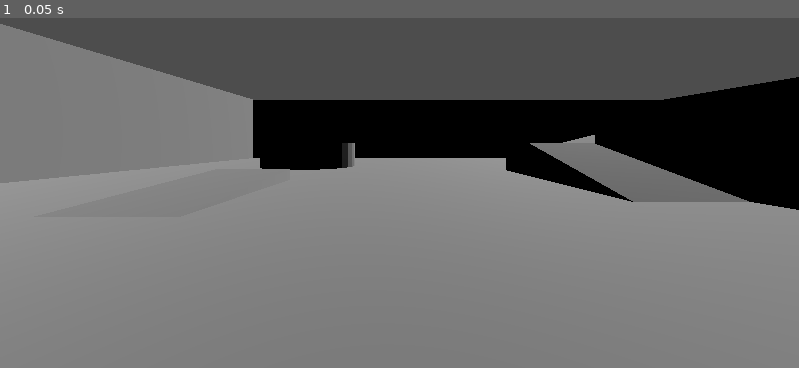
Above: before the commit, frame 1.
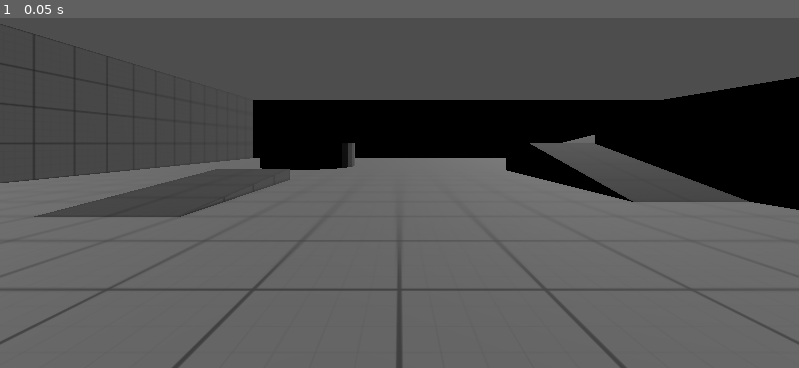
Above: after the commit, the same moment.

Repository: DamienFremont/godot4-3dgame-starter
Game: Godot game, scene res://unrealthirdperson.tscn
Same seed, same stepped clock (60 frames per second), same inputs: the game is played once before the commit and once after it.
Inputs:
- Up to frame 1 (0.05 s): no input

The runs differ from the first frame. In frame 1, 55% of the frame differs, in the area x 0-100%, y 1-100%.

Commit message:
feat: 🎸 texture - material

Diff:
--- /dev/null
+++ b/standalone/desktop_win64/materials/MI_Grid_Gray.tres
@@ -0,0 +1,8 @@
+[gd_resource type="StandardMaterial3D" load_steps=2 format=3 uid="uid://cchdjprgwwgv"]
+
+[ext_resource type="Texture2D" uid="uid://dte0r07tl4q37" path="res://assets/models/MI_Grid_Gray-1024.png" id="1_bf26m"]
+
+[resource]
+albedo_texture = ExtResource("1_bf26m")
+uv1_triplanar = true
+uv1_world_triplanar = true
--- /dev/null
+++ b/standalone/desktop_win64/materials/MI_Grid_TopDark.tres
@@ -0,0 +1,8 @@
+[gd_resource type="StandardMaterial3D" load_steps=2 format=3 uid="uid://c1oardomoukyr"]
+
+[ext_resource type="Texture2D" uid="uid://b44m06oo5x5sy" path="res://assets/models/MI_Grid_TopDark-1024.png" id="1_76f4f"]
+
+[resource]
+albedo_texture = ExtResource("1_76f4f")
+uv1_triplanar = true
+uv1_world_triplanar = true
--- a/standalone/desktop_win64/unrealthirdperson.tscn
+++ b/standalone/desktop_win64/unrealthirdperson.tscn
@@ -1,8 +1,10 @@
-[gd_scene load_steps=4 format=3 uid="uid://djluuvy3rr75r"]
+[gd_scene load_steps=6 format=3 uid="uid://djluuvy3rr75r"]
 
 [ext_resource type="ArrayMesh" uid="uid://bh4ysa1ytgsbd" path="res://assets/models/SM_Cube.obj" id="1_b6tcw"]
 [ext_resource type="ArrayMesh" uid="uid://wbrhe4sat610" path="res://assets/models/SM_QuarterCylinder.obj" id="2_e6wsv"]
 [ext_resource type="ArrayMesh" uid="uid://hn7grxn7y7rr" path="res://assets/models/SM_Ramp.obj" id="3_pguqf"]
+[ext_resource type="Material" uid="uid://cchdjprgwwgv" path="res://materials/MI_Grid_Gray.tres" id="5_c3sub"]
+[ext_resource type="Material" uid="uid://c1oardomoukyr" path="res://materials/MI_Grid_TopDark.tres" id="5_jpgsx"]
 
 [node name="Node3D" type="Node3D"]
 
@@ -10,59 +12,76 @@
 
 [node name="SM_Cube4" type="MeshInstance3D" parent="Block01"]
 transform = Transform3D(6, 0, 0, 0, 2, 0, 0, 0, 5, 12, 0, 17)
+material_override = ExtResource("5_jpgsx")
 mesh = ExtResource("1_b6tcw")
 skeleton = NodePath("../..")
+surface_material_override/0 = ExtResource("5_jpgsx")
 
 [node name="SM_Cube7" type="MeshInstance3D" parent="Block01"]
 transform = Transform3D(2, 0, 0, 0, 2, 0, 0, 0, 1, 13, 0, 22)
+material_override = ExtResource("5_jpgsx")
 mesh = ExtResource("1_b6tcw")
 
 [node name="SM_Cube9" type="MeshInstance3D" parent="Block01"]
 transform = Transform3D(2, 0, 0, 0, 1, 0, 0, 0, 7, 18, 0, 15)
+material_override = ExtResource("5_jpgsx")
 mesh = ExtResource("1_b6tcw")
 skeleton = NodePath("../SM_Cube7")
 
 [node name="SM_Cube10" type="MeshInstance3D" parent="Block01"]
 transform = Transform3D(2, 0, 0, 0, 1, 0, 0, 0, 1, 18, 1, 21)
+material_override = ExtResource("5_jpgsx")
 mesh = ExtResource("1_b6tcw")
 skeleton = NodePath("../SM_Cube9")
 
 [node name="SM_QuarterCylinder3" type="MeshInstance3D" parent="Block01"]
 transform = Transform3D(2, 0, 0, 0, 2, 0, 0, 0, 2, 15, 0, 22)
+material_override = ExtResource("5_jpgsx")
 mesh = ExtResource("2_e6wsv")
 skeleton = NodePath("../..")
 
 [node name="SM_QuarterCylinder6" type="MeshInstance3D" parent="Block01"]
 transform = Transform3D(-8.74228e-08, 0, -2, 0, 2, 0, 2, 0, -8.74228e-08, 13, 0, 22)
+material_override = ExtResource("5_jpgsx")
 mesh = ExtResource("2_e6wsv")
 
 [node name="SM_Ramp2" type="MeshInstance3D" parent="Block01"]
 transform = Transform3D(-8.74228e-08, 0, -4, 0, 1, 0, 2, 0, -1.74846e-07, 18, 0, 15)
+material_override = ExtResource("5_jpgsx")
 mesh = ExtResource("3_pguqf")
 skeleton = NodePath("../..")
+surface_material_override/0 = ExtResource("5_jpgsx")
 
 [node name="SM_Ramp3" type="MeshInstance3D" parent="Block01"]
 transform = Transform3D(-2, 0, 6.03983e-07, 0, 1, 0, -3.01992e-07, 0, -4, 20, 1, 21)
+material_override = ExtResource("5_jpgsx")
 mesh = ExtResource("3_pguqf")
+surface_material_override/0 = ExtResource("5_jpgsx")
 
 [node name="Cylinder" type="Node" parent="."]
 
 [node name="SM_QuarterCylinder11" type="MeshInstance3D" parent="Cylinder"]
 transform = Transform3D(4, 0, 0, 0, 1, 0, 0, 0, 4, 22, 0, 7)
+material_override = ExtResource("5_jpgsx")
 mesh = ExtResource("2_e6wsv")
 
 [node name="SM_QuarterCylinder12" type="MeshInstance3D" parent="Cylinder"]
 transform = Transform3D(-1.74846e-07, 0, -4, 0, 1, 0, 4, 0, -1.74846e-07, 22, 0, 7)
+material_override = ExtResource("5_jpgsx")
 mesh = ExtResource("2_e6wsv")
 skeleton = NodePath("../SM_QuarterCylinder11")
+surface_material_override/0 = ExtResource("5_jpgsx")
 
 [node name="SM_QuarterCylinder13" type="MeshInstance3D" parent="Cylinder"]
 transform = Transform3D(-4, 0, -3.49691e-07, 0, 1, 0, 3.49691e-07, 0, -4, 22, 0, 7)
+material_override = ExtResource("5_jpgsx")
 mesh = ExtResource("2_e6wsv")
 skeleton = NodePath("../SM_QuarterCylinder12")
+surface_material_override/0 = ExtResource("5_jpgsx")
 
 [node name="SM_QuarterCylinder14" type="MeshInstance3D" parent="Cylinder"]
 transform = Transform3D(4.76995e-08, 0, 4, 0, 1, 0, -4, 0, 4.76995e-08, 22, 0, 7)
+material_override = ExtResource("5_jpgsx")
 mesh = ExtResource("2_e6wsv")
 skeleton = NodePath("../SM_QuarterCylinder13")
 
@@ -75,26 +94,32 @@
 
 [node name="SM_Cube" type="MeshInstance3D" parent="Playground"]
 transform = Transform3D(30, 0, 0, 0, 0.5, 0, 0, 0, 35, 0, -0.5, 0)
+material_override = ExtResource("5_c3sub")
 mesh = ExtResource("1_b6tcw")
 skeleton = NodePath("../..")
+surface_material_override/0 = ExtResource("5_c3sub")
 
 [node name="SM_Cube2" type="MeshInstance3D" parent="Playground"]
 transform = Transform3D(30, 0, 0, 0, 4, 0, 0, 0, 1, 0, 0, 0)
 mesh = ExtResource("1_b6tcw")
 skeleton = NodePath("../..")
+surface_material_override/0 = ExtResource("5_jpgsx")
 
 [node name="SM_Cube3" type="MeshInstance3D" parent="Playground"]
 transform = Transform3D(30, 0, 0, 0, 4, 0, 0, 0, 1, 0, 0, 34)
+material_override = ExtResource("5_jpgsx")
 mesh = ExtResource("1_b6tcw")
 skeleton = NodePath("../..")
 
 [node name="SM_Cube5" type="MeshInstance3D" parent="Playground"]
 transform = Transform3D(-1.44248e-06, 0, -1, 0, 4, 0, 33, 0, -4.37114e-08, 1, 0, 1)
+material_override = ExtResource("5_jpgsx")
 mesh = ExtResource("1_b6tcw")
 skeleton = NodePath("../..")
 
 [node name="SM_Cube6" type="MeshInstance3D" parent="Playground"]
 transform = Transform3D(-1.44248e-06, 0, -1, 0, 4, 0, 33, 0, -4.37114e-08, 30, 0, 1)
+material_override = ExtResource("5_jpgsx")
 mesh = ExtResource("1_b6tcw")
 skeleton = NodePath("../..")
 
@@ -105,5 +130,6 @@
 
 [node name="SM_Ramp" type="MeshInstance3D" parent="."]
 transform = Transform3D(-8.74228e-08, 0, -4, 0, 0.3, 0, 2, 0, -1.74846e-07, 17, 0, 6)
+material_override = ExtResource("5_jpgsx")
 mesh = ExtResource("3_pguqf")
 skeleton = NodePath("../Block01")
Binary file added: standalone/desktop_win64/assets/models/MI_Grid_Gray-1024.png
Not shown, added: standalone/desktop_win64/assets/models/MI_Grid_Gray-1024.png.import
Binary file added: standalone/desktop_win64/assets/models/MI_Grid_TopDark-1024.png
Not shown, added: standalone/desktop_win64/assets/models/MI_Grid_TopDark-1024.png.import
Not shown, added: assets/src/MI_Grid_Gray.psd
